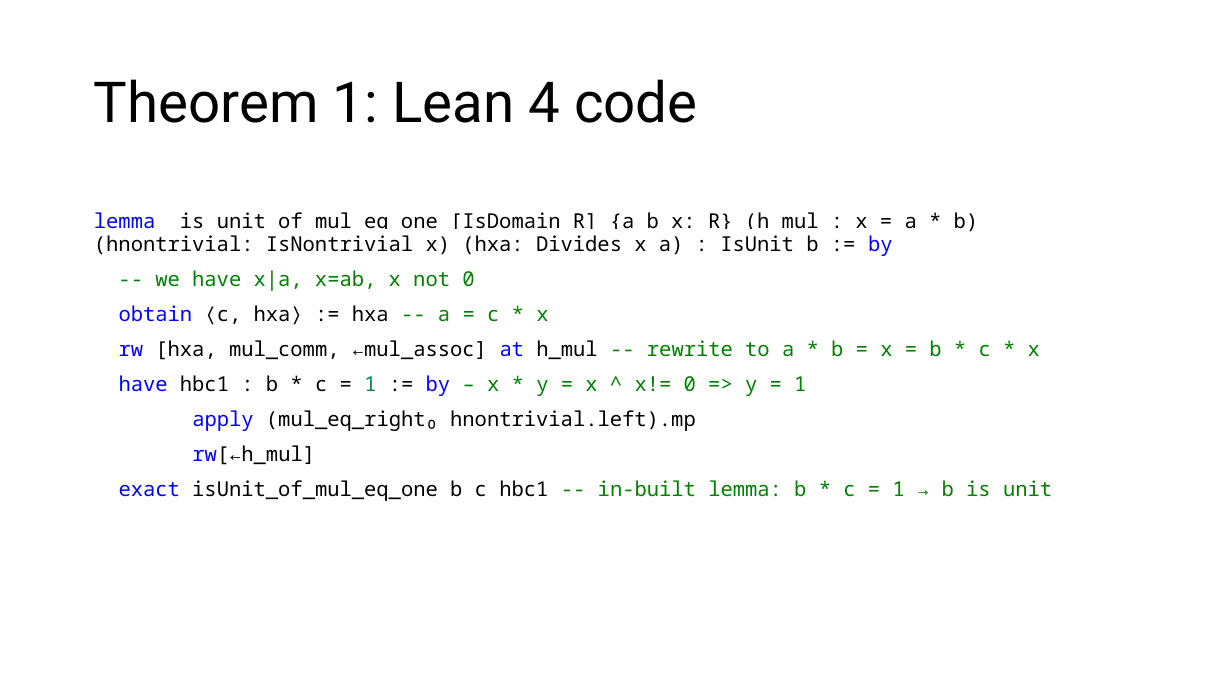
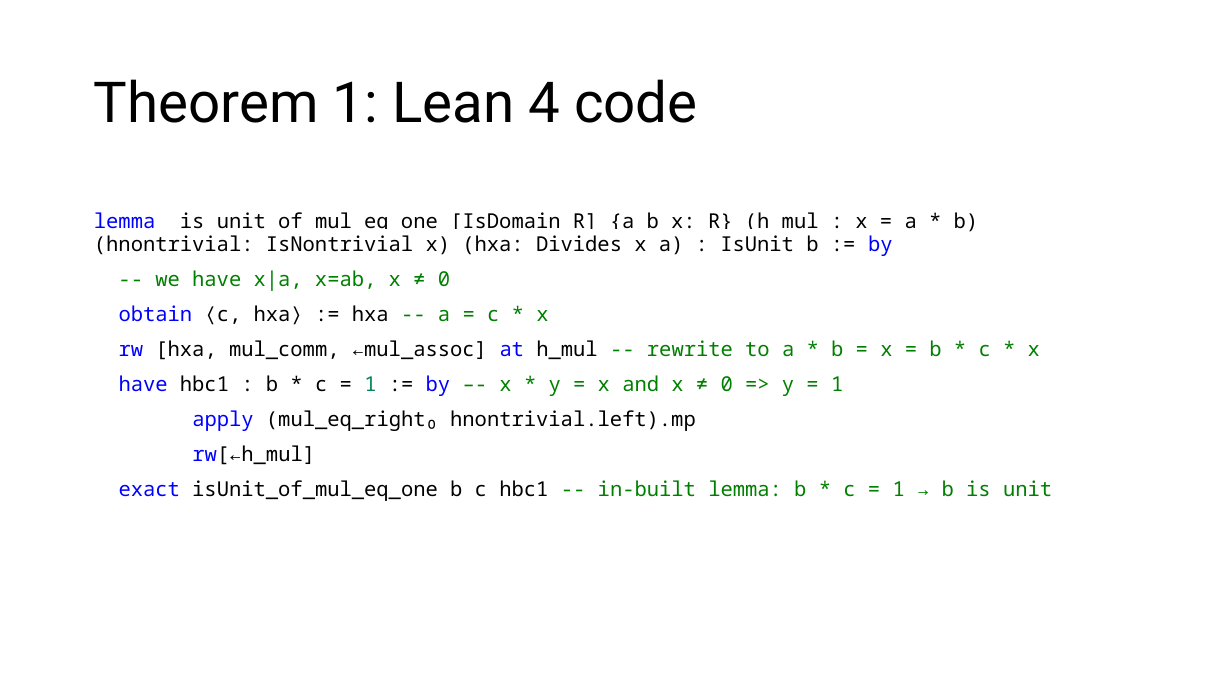
Before and after one commit to matematiflo/CompAssistedMath2024, a slide deck: slide 13 of Lean/Projects/06. Divisibility in rings (Algebra 1)/powerpoint/Lean Präsentation version 08.07.pptx. Drawn at 1232x693 pixels with LibreOffice and Linux fonts; fonts in the diff are those of the drawing. Boxes give left, top, right and bottom in pixels: in the first picture for what was removed or moved away, otherwise in the second. Text is boxed around its words. In the diff, an @@ line names an element or a change of style, - is before the commit and + after.

```diff
--- a/Lean/Projects/06. Divisibility in rings (Algebra 1)/powerpoint/Lean Präsentation version 08.07.pptx
+++ b/Lean/Projects/06. Divisibility in rings (Algebra 1)/powerpoint/Lean Präsentation version 08.07.pptx
@@ text at [155, 270, 450, 291]: text changed @@
--- we have x|a, x=ab, x not 0
+-- we have x|a, x=ab, x ≠ 0
@@ text at [119, 375, 843, 396]: text changed @@
-have hbc1 : b * c = 1 := by – x * y = x ^ x!= 0 => y = 1
+have hbc1 : b * c = 1 := by –- x * y = x and x ≠ 0 => y = 1
```
Also in this commit, not shown: 8 other slides changed, 2 other files.
